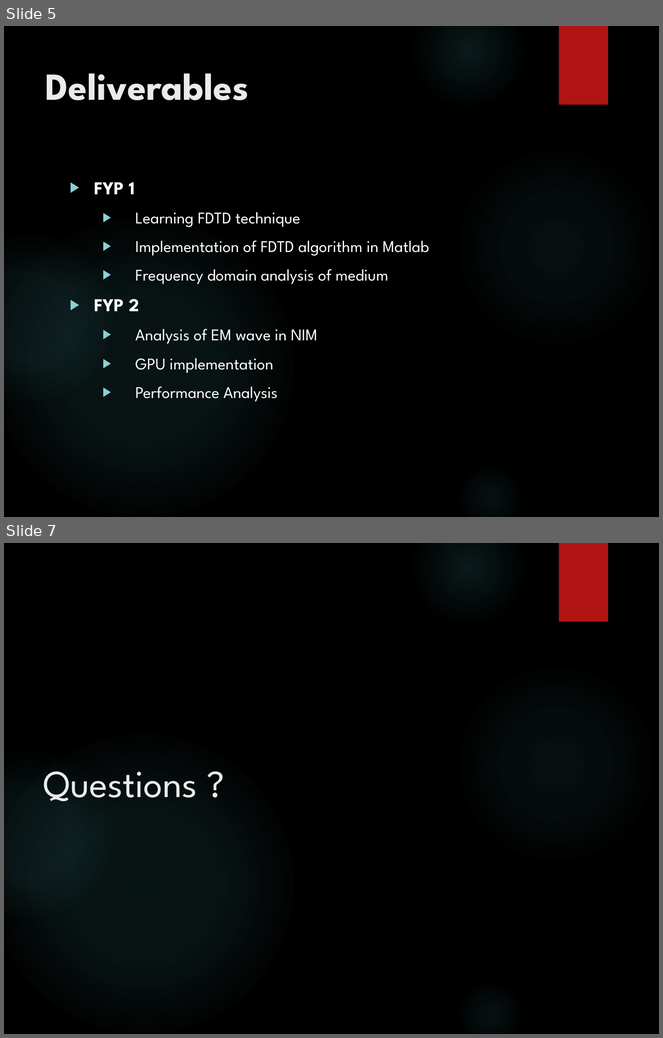
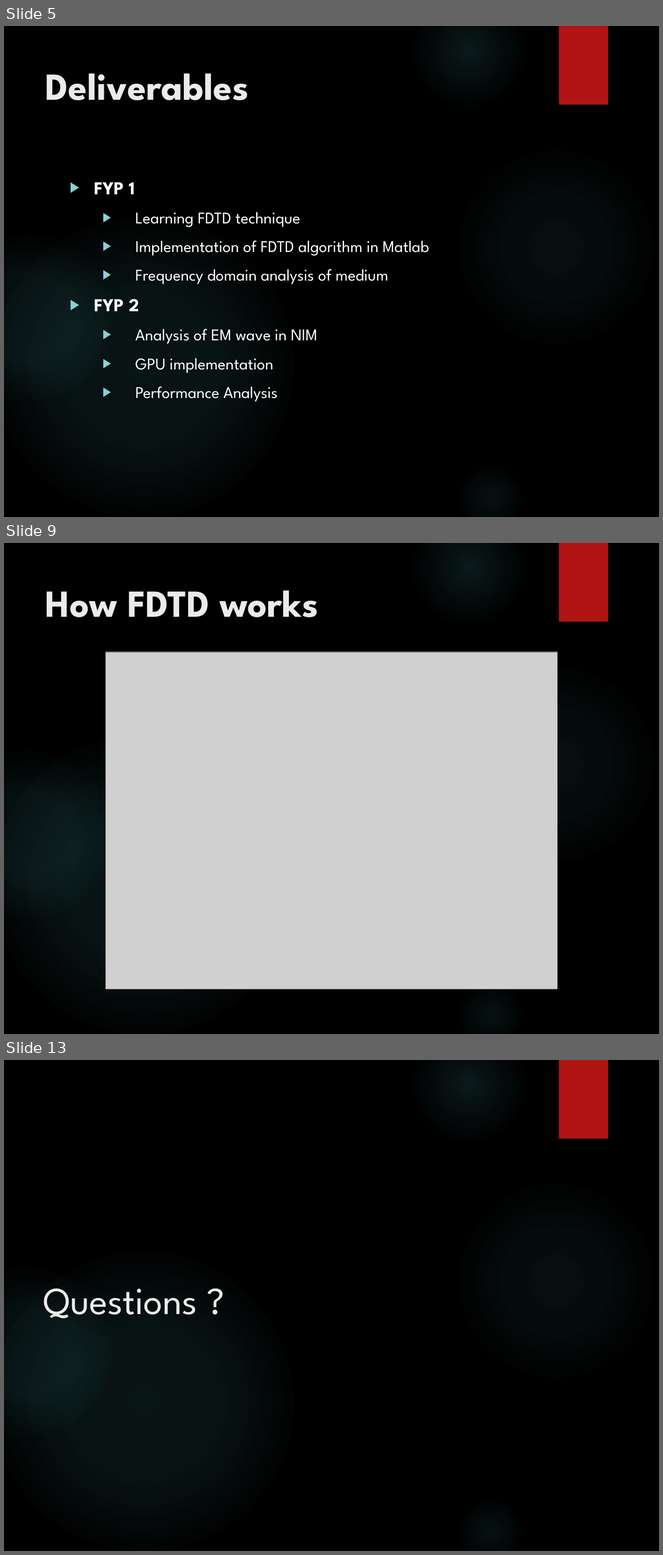
Before and after one commit to junaidnasir/gpu-em-nim, a slide deck: FYP_Defense_Presentation/FYP-1_presentation.pptx. Shown one above the other, each under a label of ours: slides 5 and 7 before the commit, slides 5, 9 and 13 after it; the slides between them are not shown. The pictures are 663x1038 and 663x1555 pixels, drawn with LibreOffice and Linux fonts; fonts in the diff are those of the drawing; grey boxes stand for pictures; background and template pictures are left out. Boxes give left, top, right and bottom in pixels: in the first picture for what was removed or moved away, otherwise in the second. Text is boxed around its words. In the diff, an @@ line names an element or a change of style, - is before the commit and + after.

```diff
--- a/FYP_Defense_Presentation/FYP-1_presentation.pptx
+++ b/FYP_Defense_Presentation/FYP-1_presentation.pptx
@@ slide 9 added at (4, 543, 659, 1034), background picture (left out); not listed: 6 template elements that a slide beside it also shows @@
@@ title added at (45, 590, 318, 617), 42 pt, text #EBEBEB, bold @@
+How FDTD works
@@ picture added at (105, 652, 558, 990) @@
@@ what was slide 7 is now slide 13 @@
```
Also in this commit, not shown: 2 slides changed, 5 other slides added.
